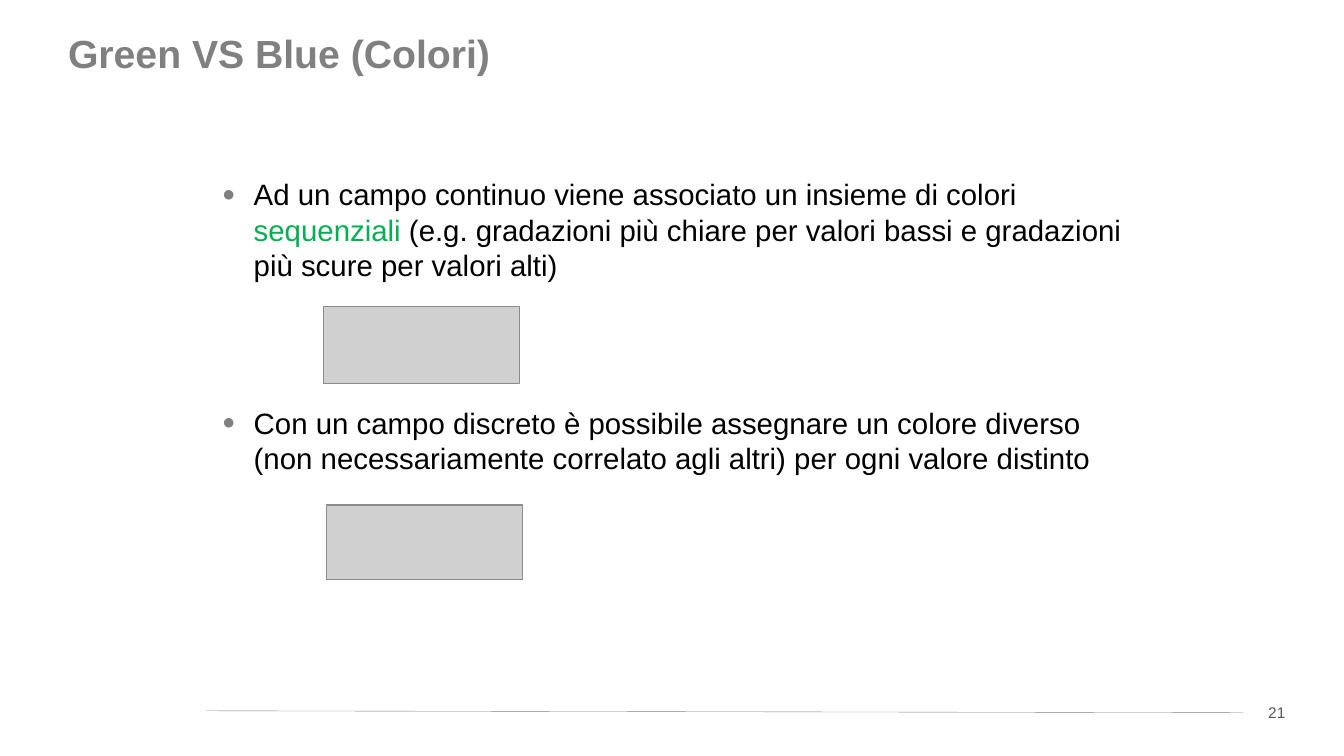
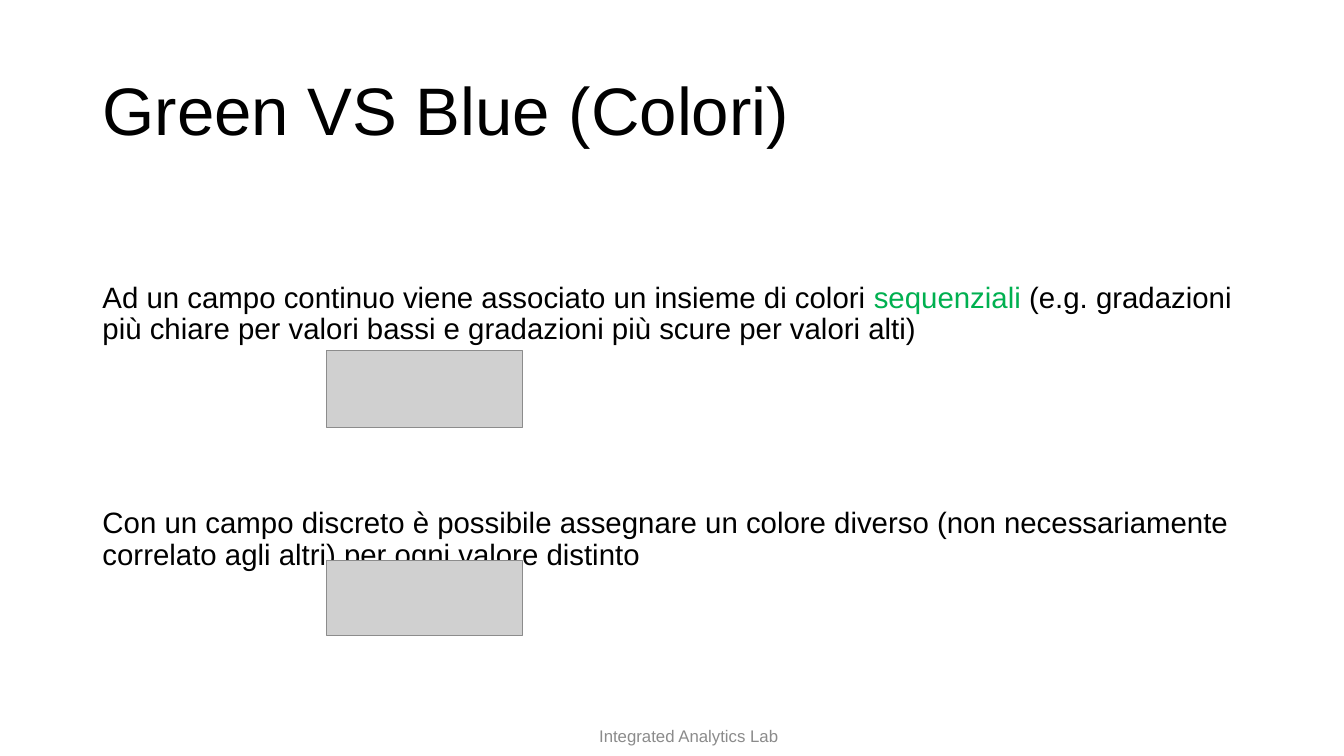
Before and after one commit to w4bo/teaching-handsondatapipelines, a slide deck: slide 15 of 04-OLAPandVisualization/slides.pptx (slide 21 before the commit). Drawn at 1344x756 pixels with LibreOffice and Linux fonts; fonts in the diff are those of the drawing; grey boxes stand for pictures; background and template pictures are left out. Boxes give left, top, right and bottom in pixels: in the first picture for what was removed or moved away, otherwise in the second. Text is boxed around its words. In the diff, an @@ line names an element or a change of style, - is before the commit and + after.

```diff
--- a/04-OLAPandVisualization/slides.pptx
+++ b/04-OLAPandVisualization/slides.pptx
@@ title "Green VS Blue (Colori)": place and size @@
-title "Green VS Blue (Colori)" at box(68, 39, 490, 76)
+title "Green VS Blue (Colori)" at box(102, 86, 789, 147)
@@ title "Green VS Blue (Colori)" at box(102, 86, 789, 147): size 28 to 48 pt, text colour #808080 to #000000, bold off; vertical alignment top to middle @@
@@ text "Ad un campo continuo viene ...": place and size @@
-text "Ad un campo continuo viene ..." at box(254, 183, 1121, 475)
+text "Ad un campo continuo viene ..." at box(102, 286, 1232, 571)
@@ text "Ad un campo continuo viene ..." at box(102, 286, 1232, 571): bullet ● to none; line spacing 1 to 0.9; more space between paragraphs; vertical alignment top to middle @@
@@ picture: place and size @@
-picture at box(324, 307, 519, 383)
+picture at box(327, 351, 522, 427)
@@ picture: place and size @@
-picture at box(327, 505, 522, 580)
+picture at box(327, 561, 522, 635)
@@ line removed from (207, 711) to (1244, 713) @@
@@ page number removed at box(1268, 707, 1285, 718) @@
-21
@@ text added at box(599, 730, 778, 746), 12 pt, text #8C8C8C @@
+Integrated Analytics Lab
```
Also in this commit, not shown: 49 other slides changed, 1 slide added, 10 slides removed, 4 other files.
